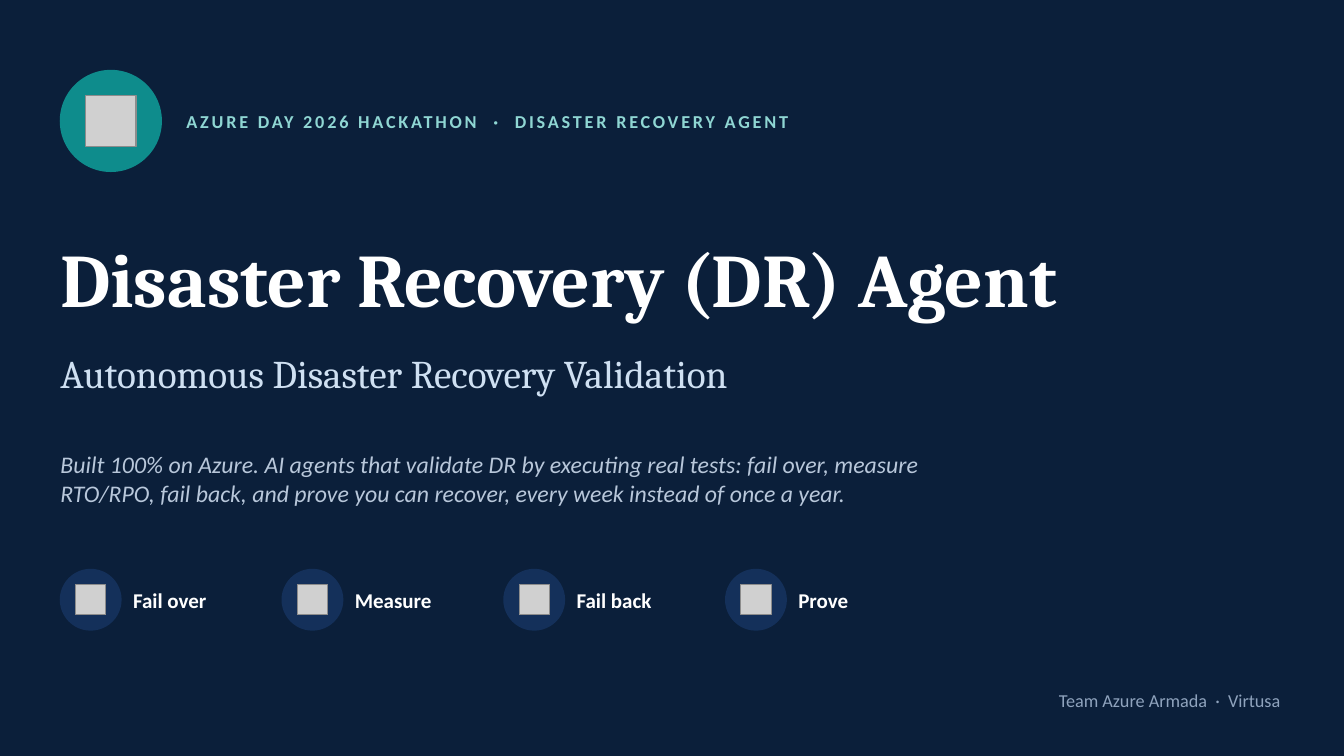
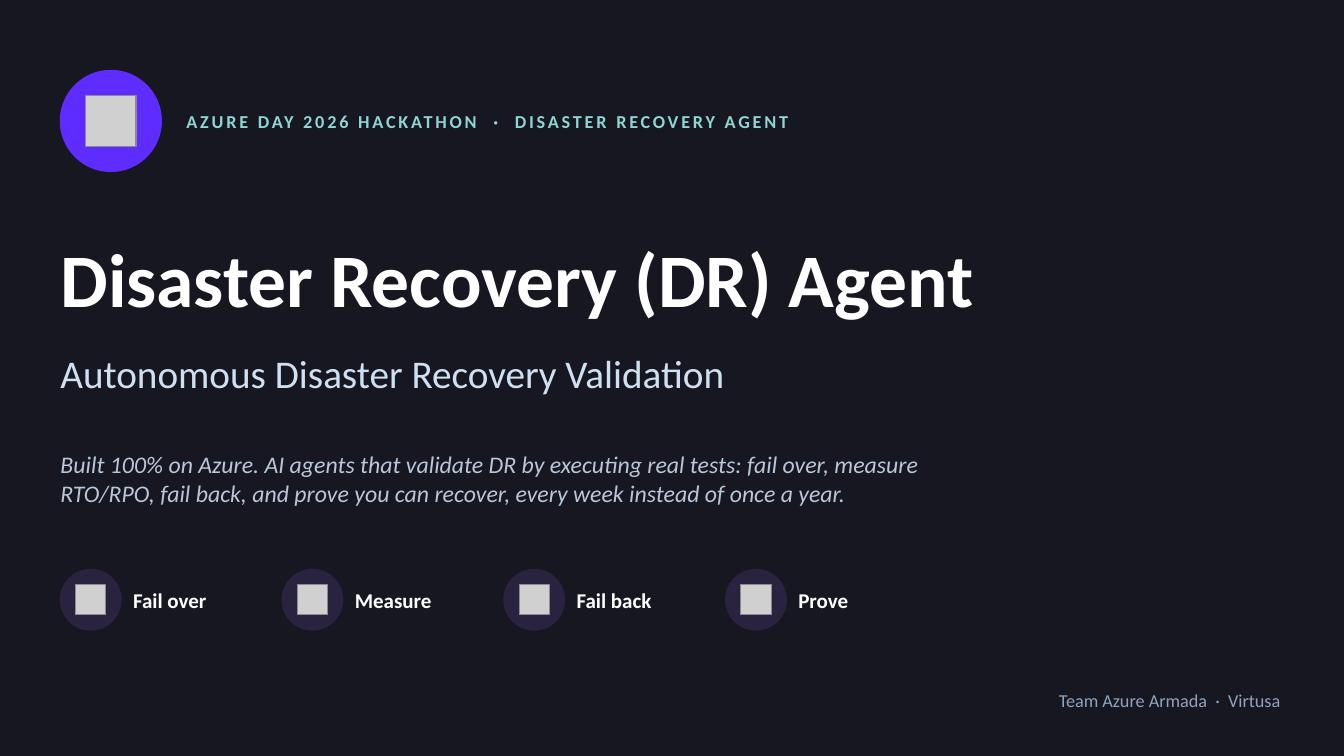
Before and after one commit to kishalr-virtusa/Azure-Armada, a slide deck: slide 1 of docs/deck/DR-Agent-Azure-Day-2026.pptx. Drawn at 1344x756 pixels with LibreOffice and Linux fonts; fonts in the diff are those of the drawing; grey boxes stand for pictures. Boxes give left, top, right and bottom in pixels: in the first picture for what was removed or moved away, otherwise in the second. Text is boxed around its words. In the diff, an @@ line names an element or a change of style, - is before the commit and + after.

```diff
--- a/docs/deck/DR-Agent-Azure-Day-2026.pptx
+++ b/docs/deck/DR-Agent-Azure-Day-2026.pptx
@@ background #0B1F3A to #171721 @@
@@ ellipse at box(60, 71, 161, 171): fill #0E8C8C to #5E2CFE; outline #0E8C8C 1 pt to #5E2CFE 1 pt @@
@@ text "Disaster Recovery (DR) Agent" at box(60, 251, 974, 320): font Cambria to Calibri @@
@@ text "Autonomous Disaster Recovery Validation" at box(60, 360, 724, 395): font Cambria to Calibri @@
@@ fill #14305A to #2A2340; outline #14305A 1 pt to #2A2340 1 pt in 4 elements at box(60, 570, 121, 630), box(282, 570, 343, 630), box(504, 570, 565, 630), box(726, 570, 786, 630) @@
```
Also in this commit, not shown: 8 other slides changed, 6 slides added, 1 slide removed, 4 other files.
